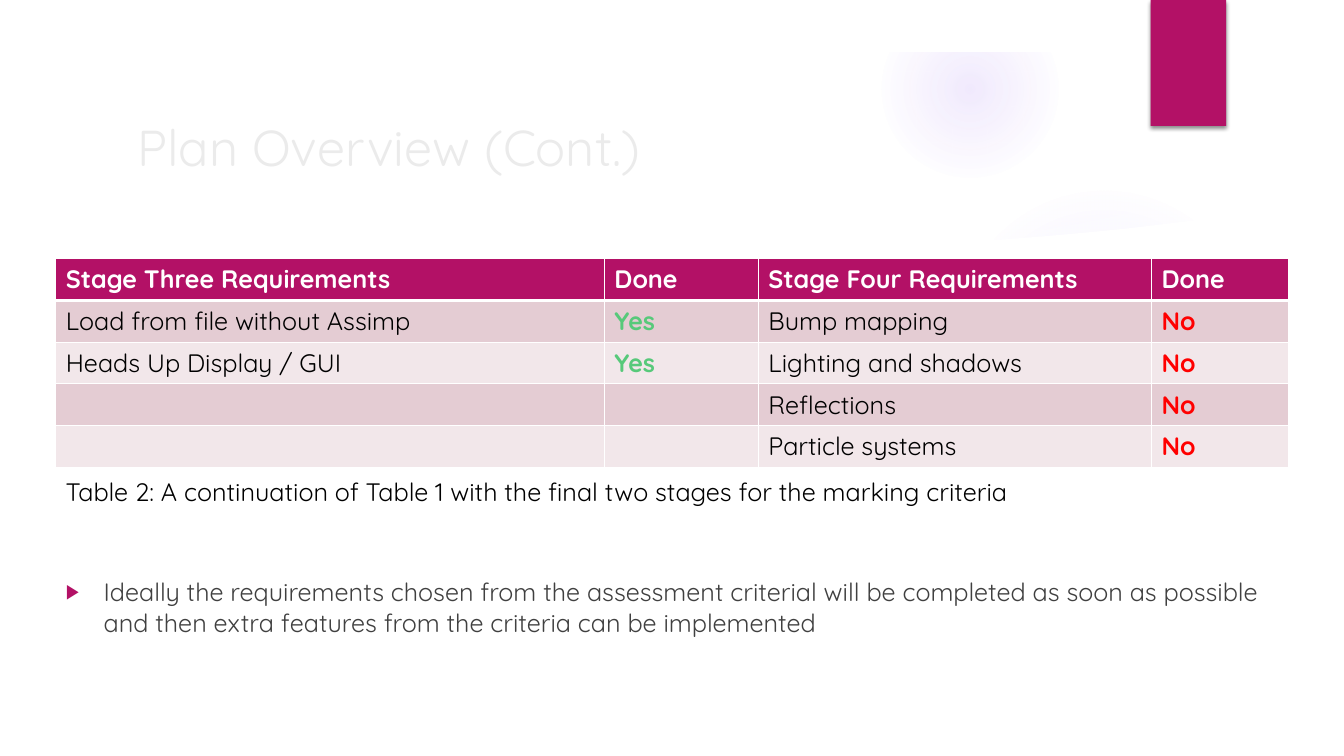
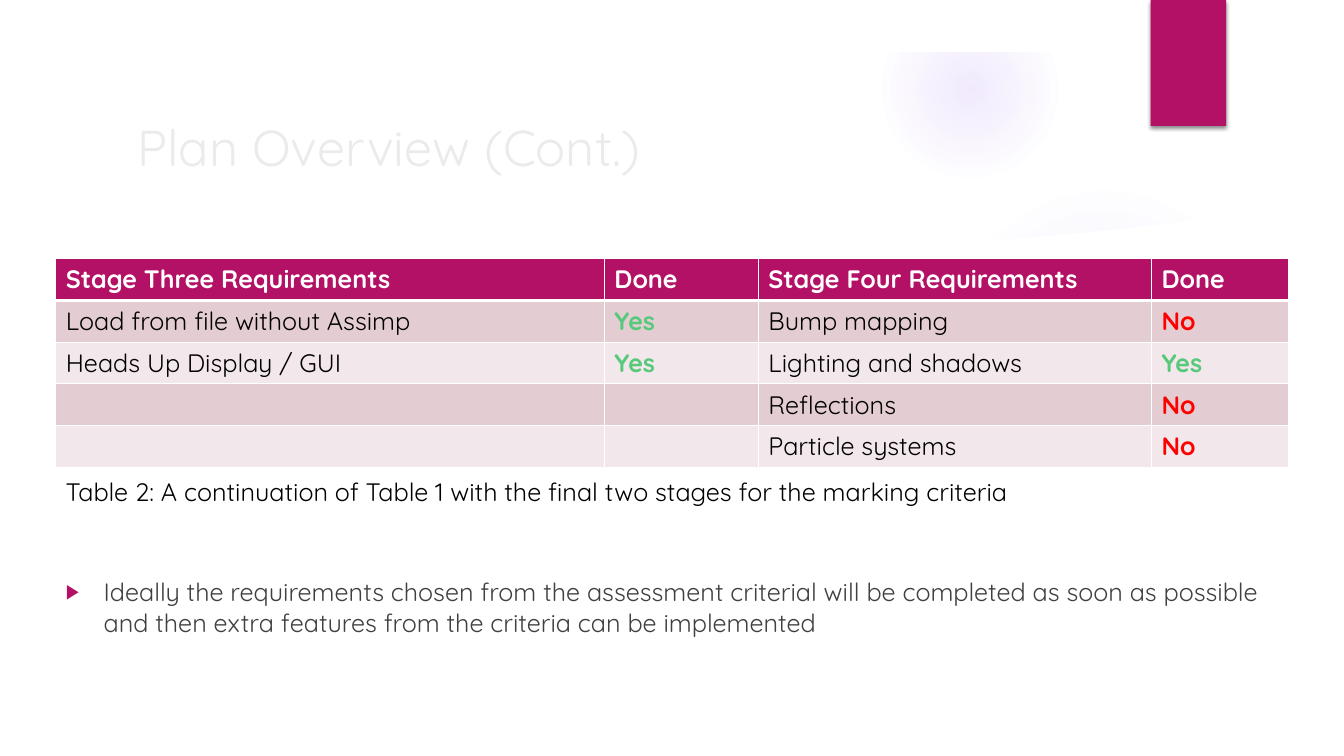
Before and after one commit to JamesPhilipPrice/3DEngine, a slide deck: slide 4 of C++ Game Engine.pptx. Drawn at 1344x756 pixels with LibreOffice and Linux fonts; fonts in the diff are those of the drawing; background and template pictures are left out. Boxes give left, top, right and bottom in pixels: in the first picture for what was removed or moved away, otherwise in the second. Text is boxed around its words. In the diff, an @@ line names an element or a change of style, - is before the commit and + after.

```diff
--- a/C++ Game Engine.pptx
+++ b/C++ Game Engine.pptx
@@ table at (55,259,1289,464) @@
-row 3, column 4: No
+row 3, column 4: Yes
```
Also in this commit, not shown: 1 other slide changed.
